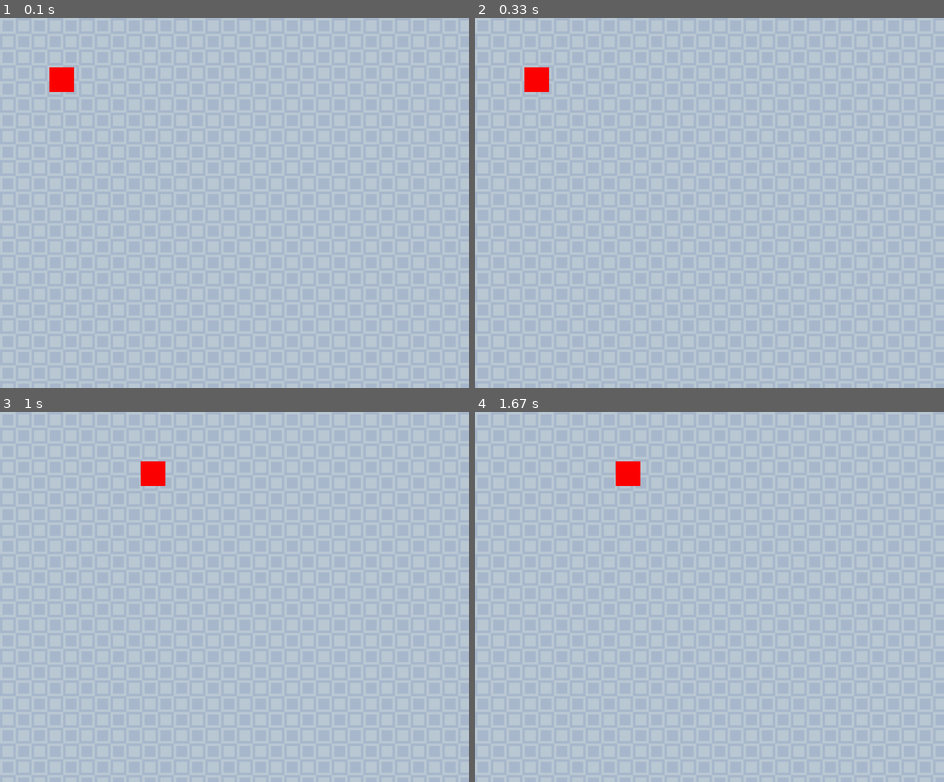
Above: before the commit, frames 1-4 (two rows, left to right).
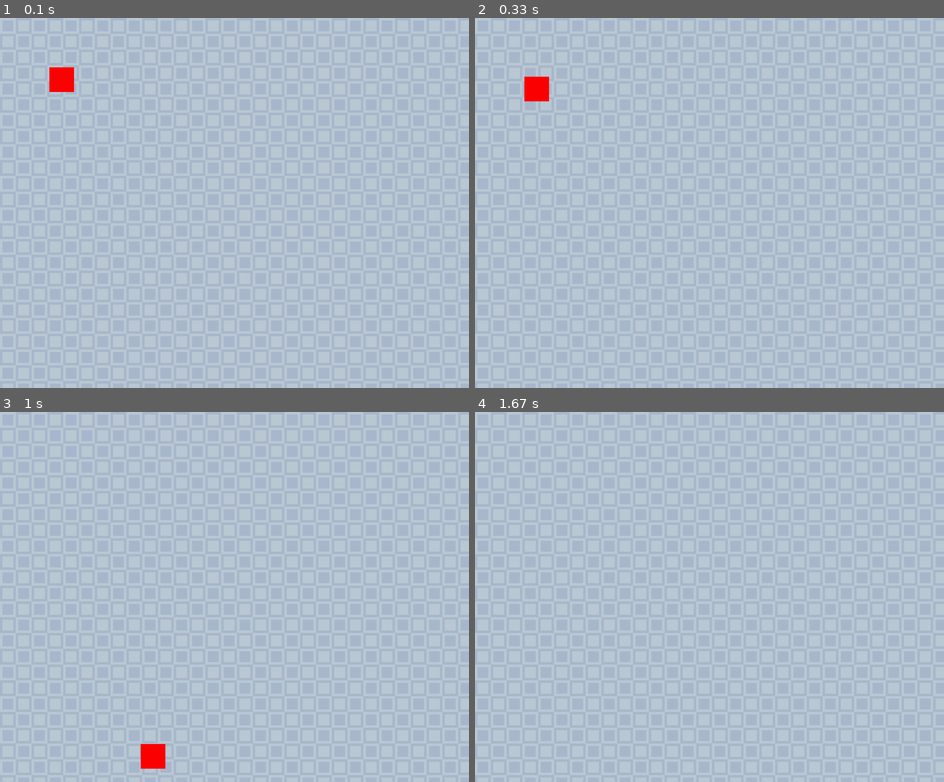
Above: after the commit, the same moments.

Repository: JuanPlaz/HeroCave_PyGame
Game: pygame game, started from tutorial.py
Same seed, same stepped clock (60 frames per second), same inputs: the game is played once before the commit and once after it.
Inputs:
- Up to frame 1 (0.1 s): no input
- Up to frame 2 (0.33 s): no input
- Up to frame 3 (1 s): hold Right 0.33-0.8 s; hold Right from 0.83 s (still down)
- Up to frame 4 (1.67 s): release Right at 1.3 s; hold Left from 1.33 s (still down)

Frame 1 is identical in both runs. In frame 2, 0.3% of the frame differs, in the area x 10-16%, y 13-23%; in frame 3, 0.7%, in the area x 30-36%, y 13-97%; in frame 4, 0.4%.

Commit message:
Adding gravity

Diff:
--- a/tutorial.py
+++ b/tutorial.py
@@ -17,6 +17,7 @@
 
 class Player(pygame.sprite.Sprite):
     COLOR = (255, 0, 0)
+    GRAVITY = 1
 
     def __init__ (self, x, y, width, height):       #Initial player properties
         self.rect = pygame.Rect(x, y, width , height)
@@ -25,6 +26,7 @@
         self.mask = None
         self.direction = "left"     #I need to know where the sprite is face to. So it will have the correct animation
         self.animation_count = 0    #The animation needs to be reseted once the sprite changes positions
+        self.fall_count = 0
 
     def move(self, dx, dy):
         self.rect.x += dx
@@ -44,7 +46,10 @@
             self.animation_count = 0
 
     def loop(self, fps):    #This function will be called in every frame (in the "while run loop"), so the character will be uptaded constantly.
+        self.y_vel += min(1, (self.fall_count / fps) * self.GRAVITY )   #This is gonna be a "realistic gravity" in the game. After 1 sec (60 frames) we will see the graviity in action.
         self.move(self.x_vel, self.y_vel)
+
+        self.fall_count += 1
 
     def draw(self, win):
         pygame.draw.rect(win, self.COLOR, self.rect)
